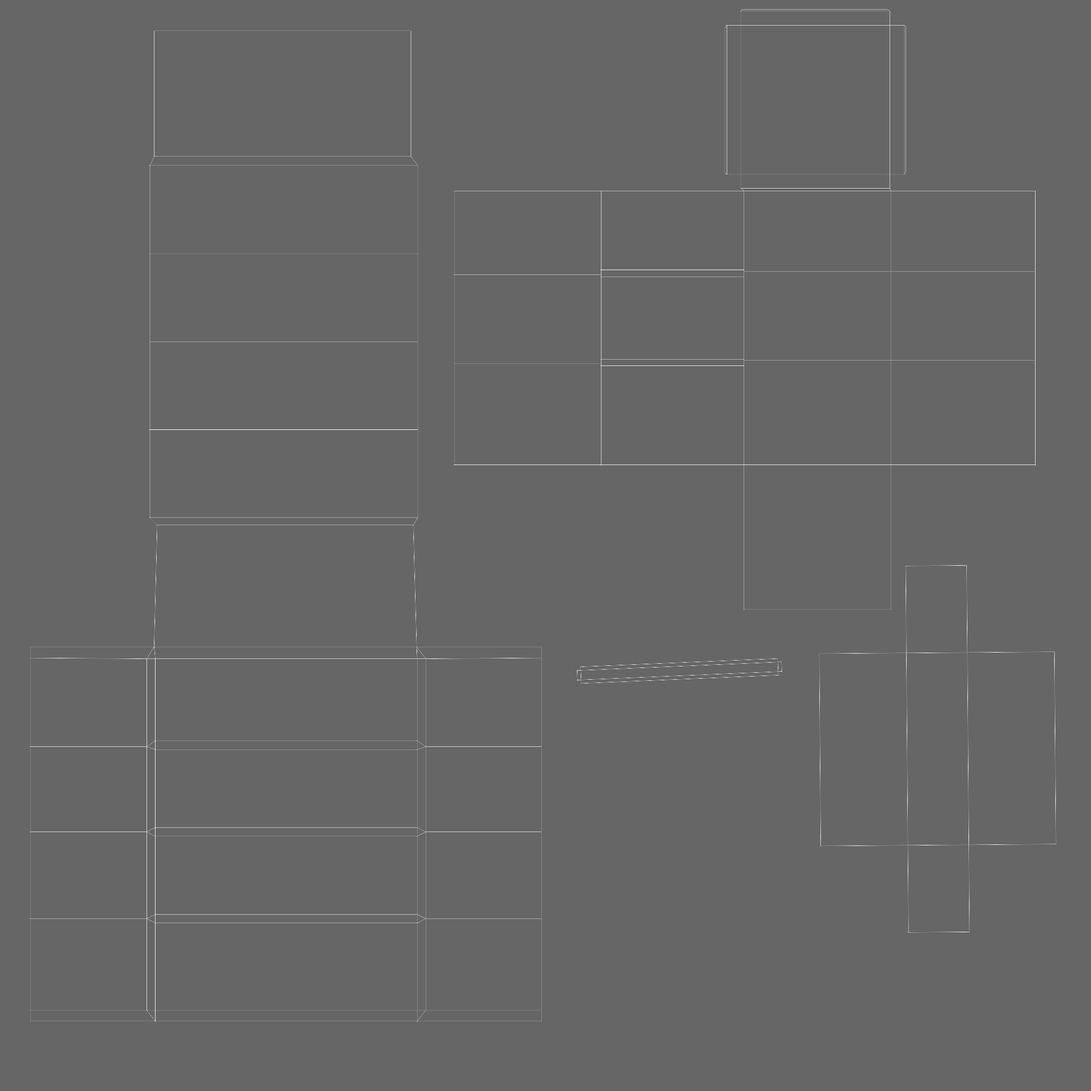
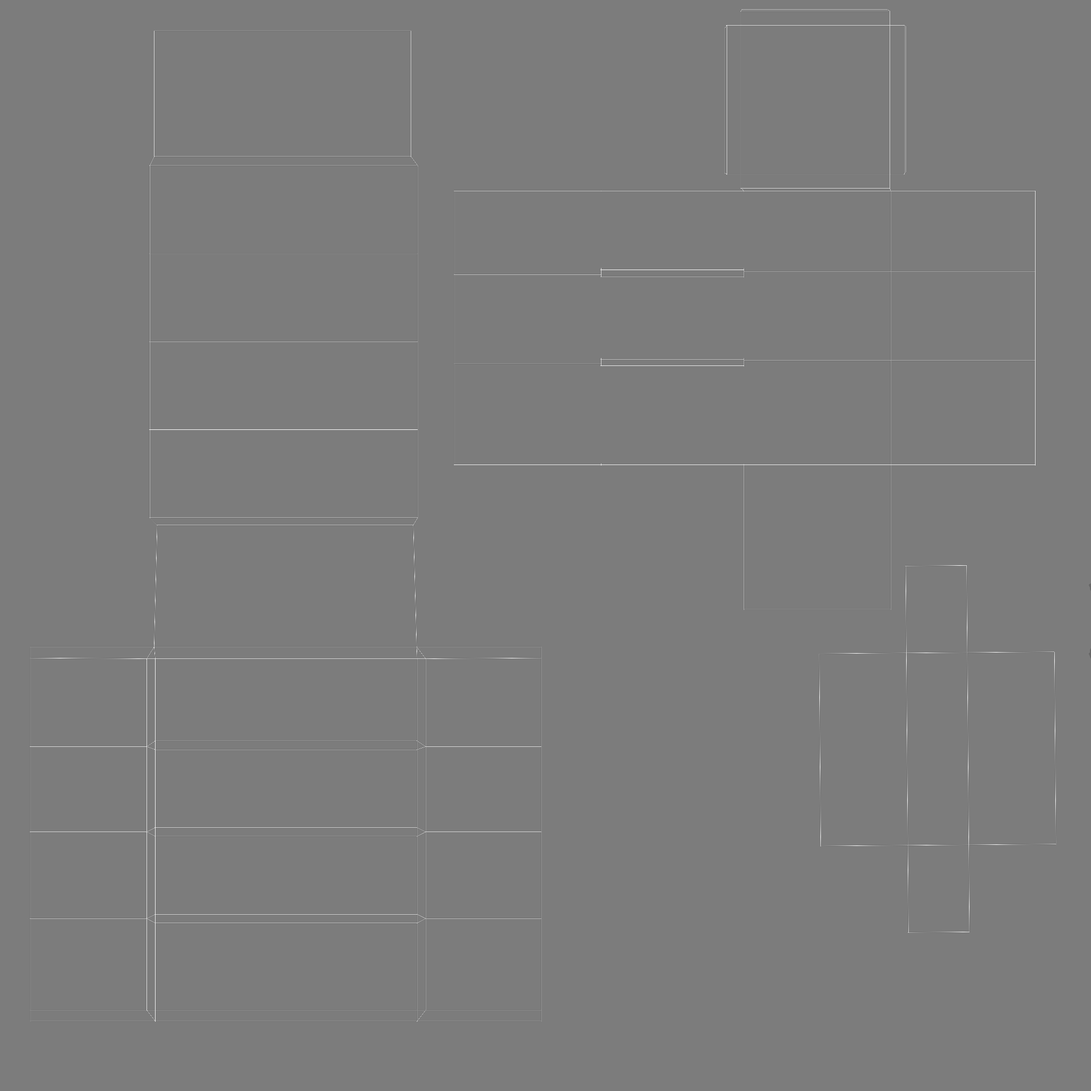
Layers edited between the first and the second w=1091, h=1091 image:
added layer "Layer 3" above "Layer 0" over [567,191,794,704]
added layer "Layer 2" above "Layer 1" over [0,0,1091,1091]
